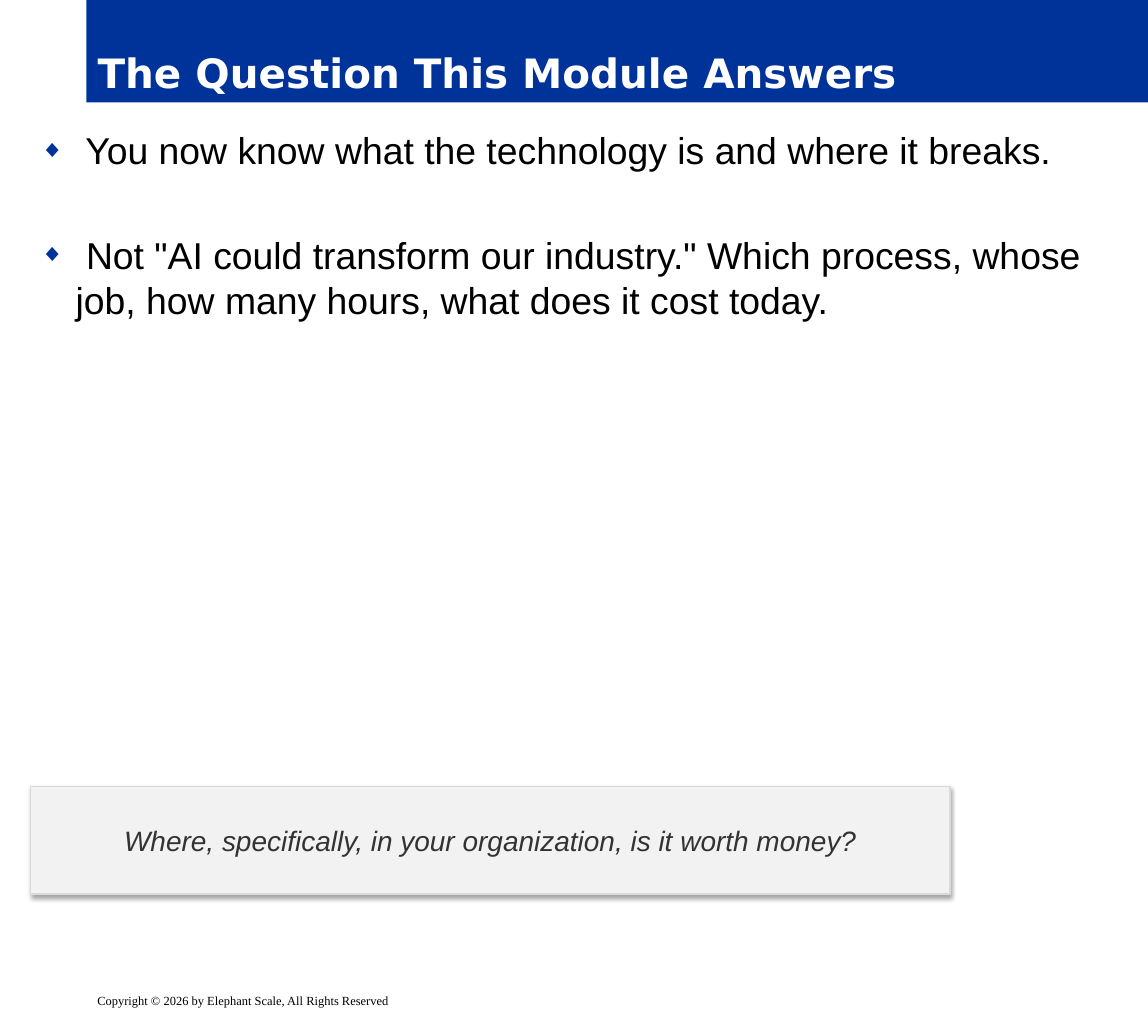
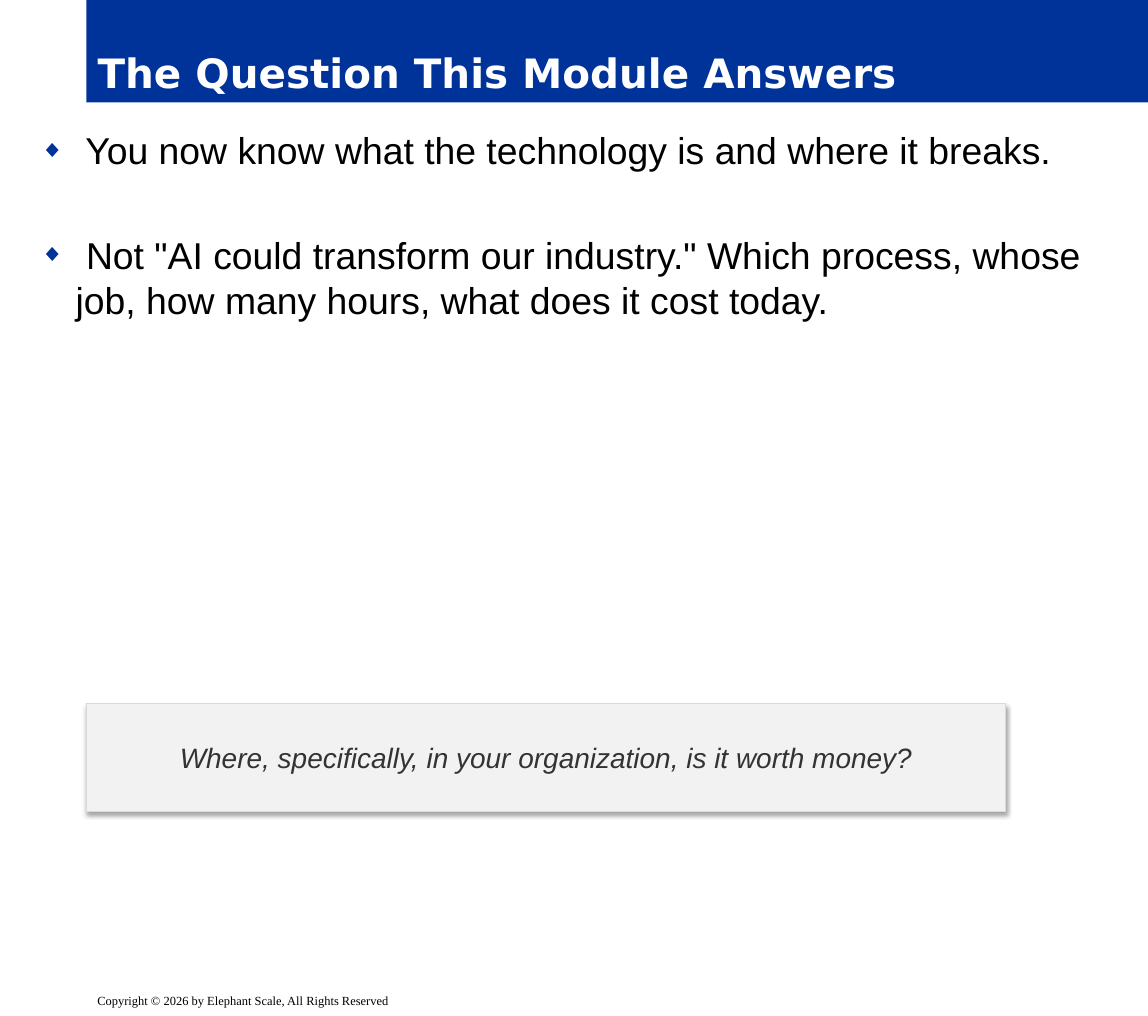
Before and after one commit to elephantscale/AI-for-business-leaders, a slide deck: slide 2 of slides/release/04-use-cases.pptx. Drawn at 1148x1016 pixels with LibreOffice and Linux fonts; fonts in the diff are those of the drawing; background and template pictures are left out. Boxes give left, top, right and bottom in pixels: in the first picture for what was removed or moved away, otherwise in the second. Text is boxed around its words. In the diff, an @@ line names an element or a change of style, - is before the commit and + after.

```diff
--- a/slides/release/04-use-cases.pptx
+++ b/slides/release/04-use-cases.pptx
@@ rectangle "Where, specifically, in your organization, ...": place and size @@
-rectangle "Where, specifically, in your organization, ..." at <box>30,787,950,895</box>
+rectangle "Where, specifically, in your organization, ..." at <box>86,704,1006,812</box>
```
Also in this commit, not shown: 6 other slides changed, 2 slides added, 5 other files.
